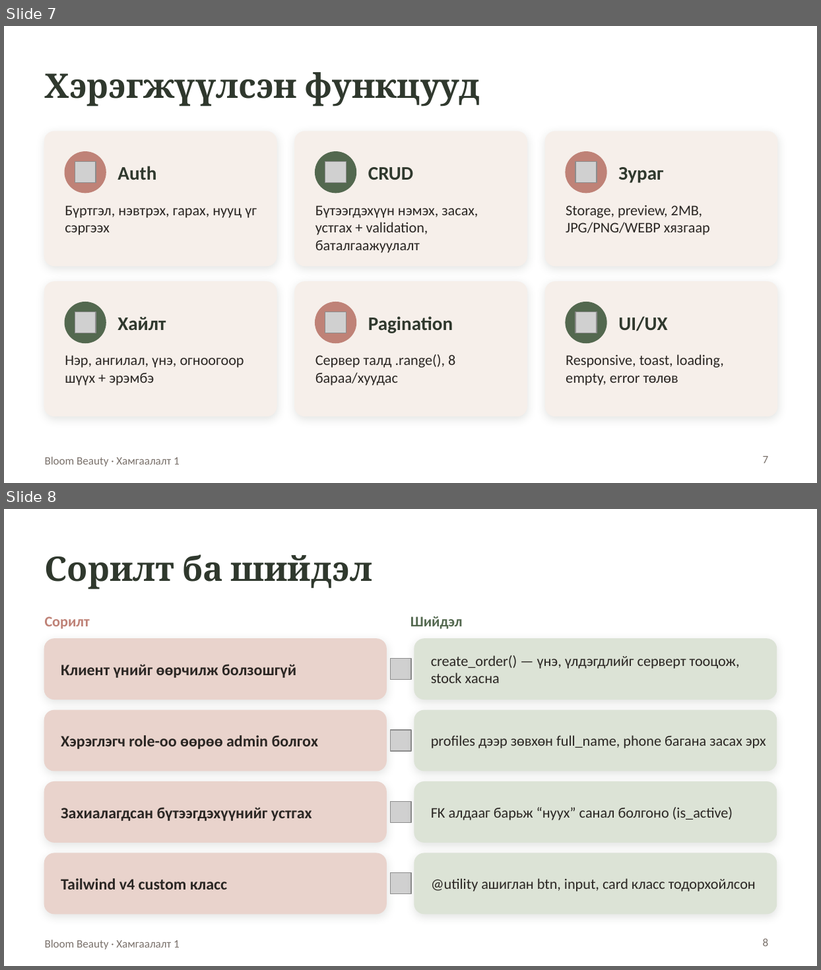
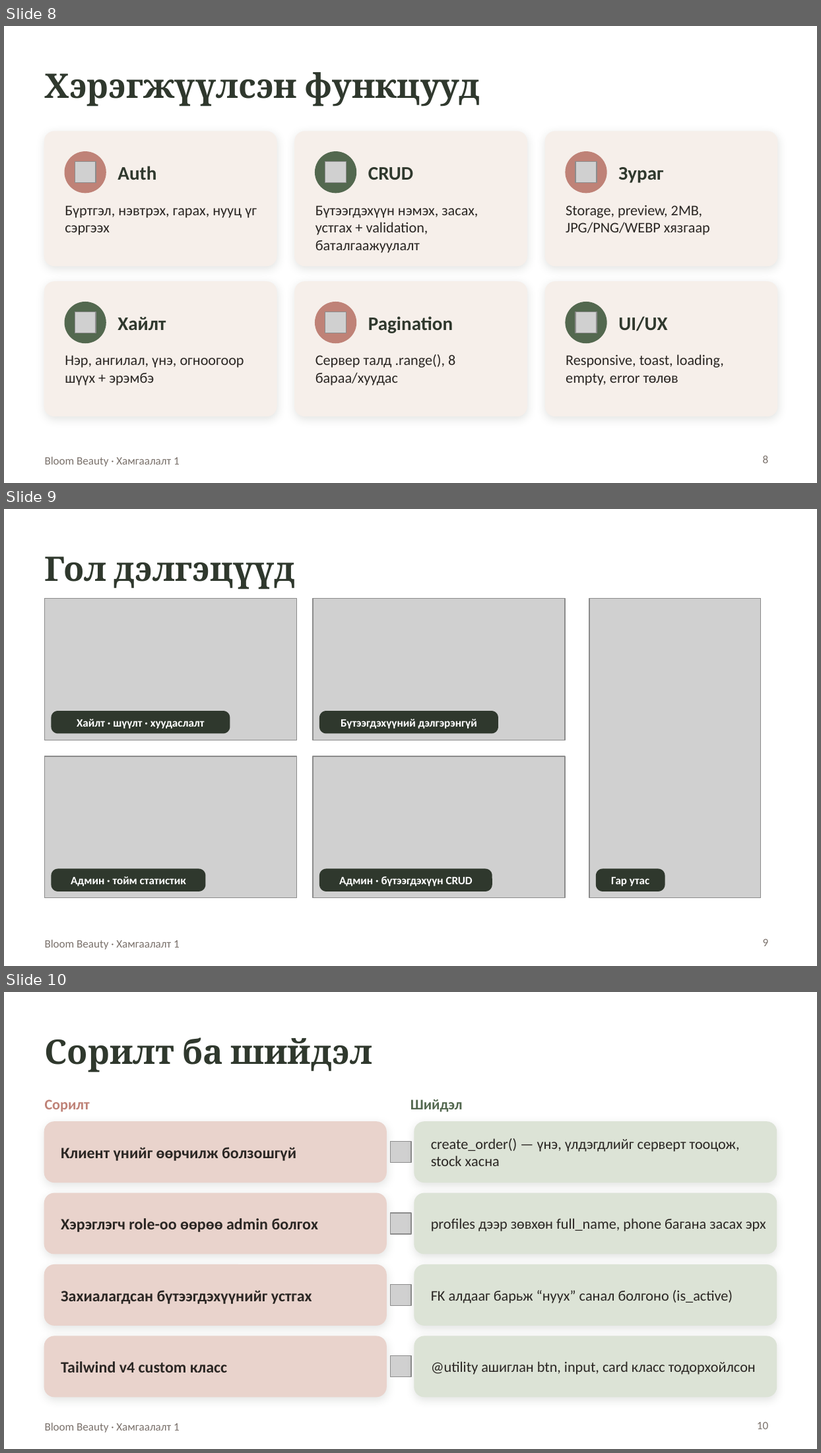
Before and after one commit to b22ft1012-hash/beauty-shop, a slide deck: docs/BloomBeauty_Hamgaalalt1.pptx. Shown one above the other, each under a label of ours: slides 7 and 8 before the commit, slides 8, 9 and 10 after it. The pictures are 821x970 and 821x1453 pixels, drawn with LibreOffice and Linux fonts; fonts in the diff are those of the drawing; grey boxes stand for pictures. Boxes give left, top, right and bottom in pixels: in the first picture for what was removed or moved away, otherwise in the second. Text is boxed around its words. In the diff, an @@ line names an element or a change of style, - is before the commit and + after.

Commit message:
docs: PPT-д screenshot нэмж, ERD/wireframe слайдыг томруулав

```diff
--- a/docs/BloomBeauty_Hamgaalalt1.pptx
+++ b/docs/BloomBeauty_Hamgaalalt1.pptx
@@ slide 9 added at bbox=[4, 509, 817, 966], background #FFFFFF; not listed: 1 template element that a slide beside it also shows @@
@@ title added at bbox=[45, 557, 296, 590], 30 pt, text #2F382D, bold @@
+Гол дэлгэцүүд
@@ picture added at bbox=[45, 599, 297, 740] @@
@@ picture added at bbox=[313, 599, 565, 740] @@
@@ picture added at bbox=[589, 599, 761, 898] @@
@@ rounded rectangle added at bbox=[51, 711, 230, 733], fill #2F382D, 10 pt, text #FFFFFF, bold @@
+Хайлт · шүүлт · хуудаслалт
@@ rounded rectangle added at bbox=[319, 711, 498, 733], fill #2F382D, 10 pt, text #FFFFFF, bold @@
+Бүтээгдэхүүний дэлгэрэнгүй
@@ picture added at bbox=[45, 757, 297, 898] @@
@@ picture added at bbox=[313, 757, 565, 898] @@
@@ rounded rectangle added at bbox=[51, 869, 206, 892], fill #2F382D, 10 pt, text #FFFFFF, bold @@
+Админ · тойм статистик
@@ rounded rectangle added at bbox=[319, 869, 492, 892], fill #2F382D, 10 pt, text #FFFFFF, bold @@
+Админ · бүтээгдэхүүн CRUD
@@ rounded rectangle added at bbox=[596, 869, 665, 892], fill #2F382D, 10 pt, text #FFFFFF, bold @@
+Гар утас
@@ page number added at bbox=[763, 939, 769, 947], 10 pt, text #7A716B @@
+9
@@ what was slide 7 is now slide 8 @@
@@ page number at bbox=[763, 456, 769, 464]: text changed @@
-7
+8
@@ what was slide 8 is now slide 10 @@
@@ page number at bbox=[757, 1422, 768, 1430]: text changed @@
-8
+10
```
Also in this commit, not shown: 2 slides changed, 1 other slide added, 1 other file.
